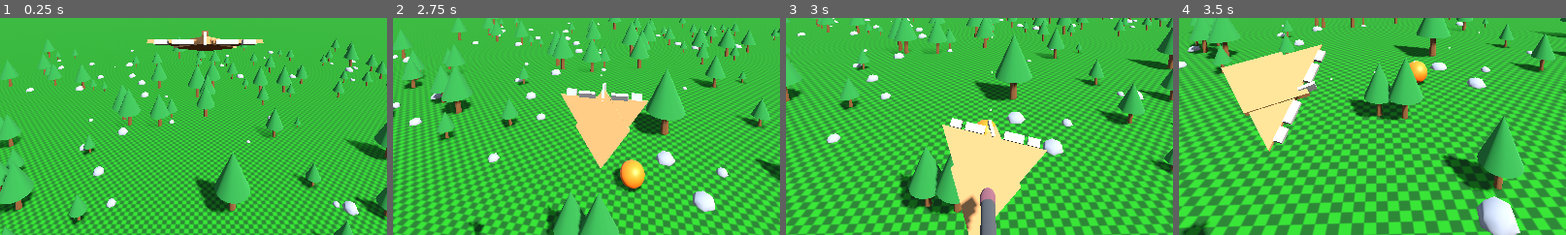
Above: before the commit, frames 1-4 (left to right).
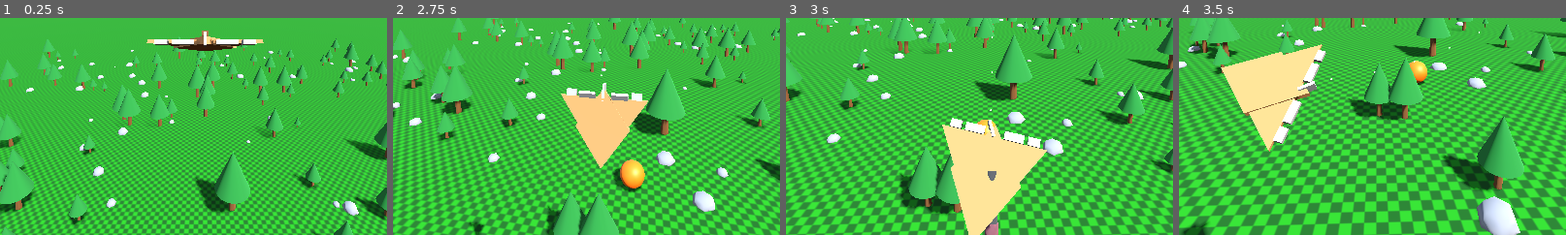
Above: after the commit, the same moments.

Repository: westonkelliher/glider
Game: Godot game, scene res://scenes/main.tscn
Two runs of this game, one before a commit and one after it. Both use one fixed random seed, a clock stepped at 60 frames per second and the inputs below.
Inputs (mouse positions are % of the whole screen's width and height, from its top left):
- Up to frame 1 (0.25 s): no input
- Up to frame 2 (2.75 s): tap Enter at 0.5 s; move the mouse to (49, 52) at 0.52 s; press the mouse at (49, 52) at 0.53 s; hold W (move_forward) from 0.53 s (still down); move the mouse to (57, 51) at 1.27 s; release the mouse at (57, 51) at 1.28 s; tap Shift (air_roll) at 1.35 s; move the mouse to (42, 49) at 2.02 s; hold Right mouse button (boost) from 2.03 s (still down)
- Up to frame 3 (3 s): move the mouse to (51, 50) at 2.77 s; release W (move_forward) at 2.78 s; release Right mouse button (boost) at 2.78 s; hold A (move_left) from 2.78 s (still down); tap Space (launch) at 2.85 s
- Up to frame 4 (3.5 s): keep holding A (move_left)
The pictures show only the part of the screen within x 24-73%, y 50-100%; the shares and areas given below are measured in that part.

Frames 1-2 are identical in both runs. In frame 3, 1.4% of the frame differs, in the area x 45-55%, y 70-100%; in frame 4, nothing differs.

Commit message:
Missile: nose-track velocity direction, disable collisions
Co-Authored-By: Claude Sonnet 4.6 <noreply@anthropic.com>

Diff:
--- a/missile.gd
+++ b/missile.gd
@@ -10,6 +10,10 @@
 	if not is_on_floor():
 		velocity += get_gravity() * delta
 
+	# point the nose (-Z) along the direction of travel
+	if velocity.length_squared() > 0.001:
+		look_at(global_position + velocity)
+
 	move_and_slide()
 
 func launch(v: Vector3) -> void:
--- a/missile.tscn
+++ b/missile.tscn
@@ -23,6 +23,8 @@
 height = 0.4
 
 [node name="Missile" type="CharacterBody3D" unique_id=584507955]
+collision_layer = 0
+collision_mask = 0
 script = ExtResource("1_0uoyr")
 
 [node name="Shape" type="CollisionShape3D" parent="." unique_id=897160776]
